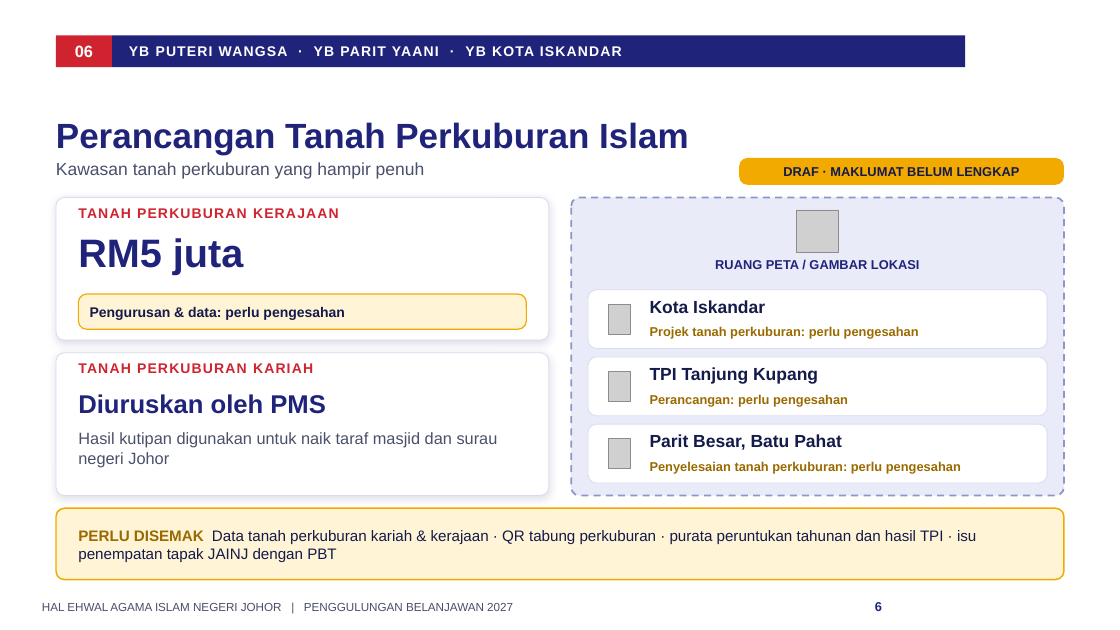
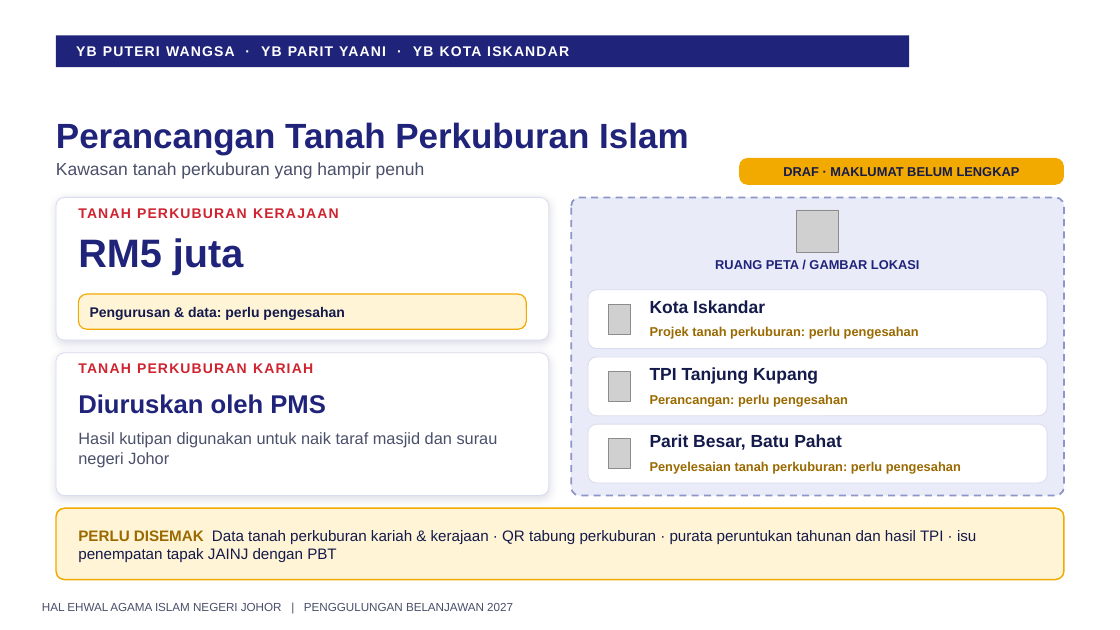
Before and after one commit to nawaljoe/Nawal, a slide deck: slide 6 of output/Penggulungan_Hal_Ehwal_Agama_Islam_2027_16x9.pptx. Drawn at 1120x630 pixels with LibreOffice and Linux fonts; fonts in the diff are those of the drawing; grey boxes stand for pictures; background and template pictures are left out. Boxes give left, top, right and bottom in pixels: in the first picture for what was removed or moved away, otherwise in the second. Text is boxed around its words. In the diff, an @@ line names an element or a change of style, - is before the commit and + after.

```diff
--- a/output/Penggulungan_Hal_Ehwal_Agama_Islam_2027_16x9.pptx
+++ b/output/Penggulungan_Hal_Ehwal_Agama_Islam_2027_16x9.pptx
@@ rectangle: place and size @@
-rectangle at <box>112,35,965,67</box>
+rectangle at <box>56,35,910,67</box>
@@ rectangle removed at <box>56,35,113,67</box> @@
@@ text removed at <box>75,45,93,57</box> @@
-06
@@ text "YB PUTERI WANGSA · YB ...": place and size @@
-text "YB PUTERI WANGSA · YB ..." at <box>129,46,622,56</box>
+text "YB PUTERI WANGSA · YB ..." at <box>76,46,569,56</box>
@@ page number removed at <box>875,602,882,611</box> @@
-6
```
Also in this commit, not shown: 14 other slides changed, 1 other file.
